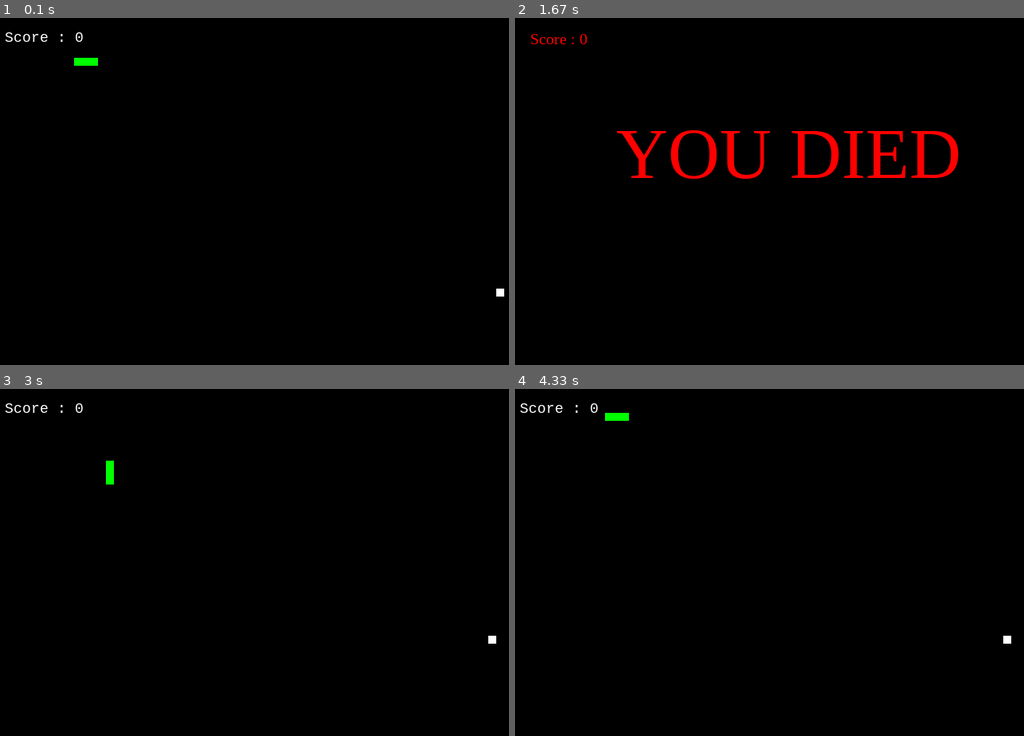
Above: before the commit, frames 1-4 (two rows, left to right).
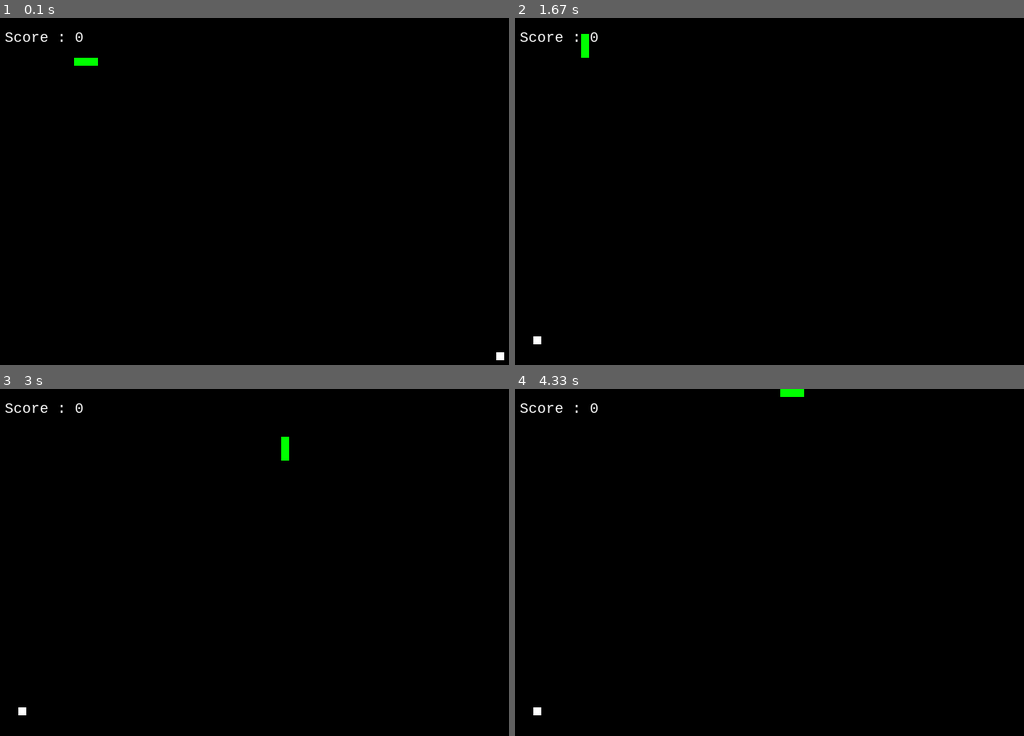
Above: after the commit, the same moments.

Repository: MiaLA55/AIFinalProject
Game: pygame game, started from snake-pygame-main/Snake Game.py
The game is run twice, just before and just after one commit, with the same random seed, the same clock (stepped at 60 frames per second) and the same inputs.
Inputs:
- Up to frame 1 (0.1 s): no input
- Up to frame 2 (1.67 s): tap W at 0.33 s; hold Up 1.17-1.63 s
- Up to frame 3 (3 s): hold Right 1.67-2.13 s; hold Left 2.17-2.7 s; hold Down from 2.73 s (still down)
- Up to frame 4 (4.33 s): release Down at 3.03 s; hold Left 3.07-3.47 s; hold Up 3.5-3.87 s; hold D from 3.9 s (still down)

The runs differ from the first frame. In frame 1, less than 0.1% of the frame differs, in the area x 97-100%, y 77-99%; in frame 2, 3.1%, in the area x 0-88%, y 4-95%; in frame 3, 0.3%; in frame 4, 0.3%.

Commit message:
base game snake game allowing for constant resets for multiple game iterations (needed for eventual implementation of continuous training of agent) -- resets every second

Diff:
--- a/snake-pygame-main/Snake Game.py
+++ b/snake-pygame-main/Snake Game.py
@@ -1,17 +1,27 @@
+# SOURCE USED FOR BASE SNAKE GAME: https://github.com/rajatdiptabiswas/snake-pygame
+
 import pygame, sys, time, random
 
+
 # Difficulty settings
+# Easy      ->  10
+# Medium    ->  25
+# Hard      ->  40
+# Harder    ->  60
+# Impossible->  120
 difficulty = 25
 
 # Window size
 frame_size_x = 720
 frame_size_y = 480
 
+
 # Colors (R, G, B)
 black = pygame.Color(0, 0, 0)
 white = pygame.Color(255, 255, 255)
 red = pygame.Color(255, 0, 0)
 green = pygame.Color(0, 255, 0)
+blue = pygame.Color(0, 0, 255)
 
 class SnakeGame:
     def __init__(self):
@@ -19,59 +29,65 @@
         pygame.display.set_caption('Snake Eater')
         self.game_window = pygame.display.set_mode((frame_size_x, frame_size_y))
         self.fps_controller = pygame.time.Clock()
-
         self.reset()
 
     def reset(self):
-        # Initialize game variables
         self.snake_pos = [100, 50]
-        self.snake_body = [[100, 50], [90, 50], [80, 50]]
-        self.food_pos = [random.randrange(1, (frame_size_x//10)) * 10,
-                         random.randrange(1, (frame_size_y//10)) * 10]
+        self.snake_body = [[100, 50], [100-10, 50], [100-(2*10), 50]]
+        self.food_pos = [random.randrange(1, (frame_size_x//10)) * 10, random.randrange(1, (frame_size_y//10)) * 10]
         self.food_spawn = True
-
         self.direction = 'RIGHT'
         self.change_to = self.direction
         self.score = 0
 
-    def show_score(self, color, font, size):
-        score_font = pygame.font.SysFont(font, size)
-        score_surface = score_font.render('Score : ' + str(self.score), True, color)
-        score_rect = score_surface.get_rect()
-        score_rect.midtop = (frame_size_x / 10, 15)
-        self.game_window.blit(score_surface, score_rect)
 
+    # Game Over
     def game_over(self):
         my_font = pygame.font.SysFont('times new roman', 90)
         game_over_surface = my_font.render('YOU DIED', True, red)
         game_over_rect = game_over_surface.get_rect()
-        game_over_rect.midtop = (frame_size_x / 2, frame_size_y / 4)
+        game_over_rect.midtop = (frame_size_x/2, frame_size_y/4)
         self.game_window.fill(black)
         self.game_window.blit(game_over_surface, game_over_rect)
-        self.show_score(red, 'times', 20)
+        self.show_score(0, red, 'times', 20)
         pygame.display.flip()
-        time.sleep(2)
+        time.sleep(1)
         self.reset()
 
-    def play_step(self):
-        # Handle user input
+    # Score
+    def show_score(self, choice, color, font, size):
+        score_font = pygame.font.SysFont(font, size)
+        score_surface = score_font.render('Score : ' + str(self.score), True, color)
+        score_rect = score_surface.get_rect()
+        if choice == 1:
+            score_rect.midtop = (frame_size_x/10, 15)
+        else:
+            score_rect.midtop = (frame_size_x/2, frame_size_y/1.25)
+        self.game_window.blit(score_surface, score_rect)
+        # pygame.display.flip()
+
+    def play(self):
+        # Main logic
         for event in pygame.event.get():
             if event.type == pygame.QUIT:
                 pygame.quit()
                 sys.exit()
+            # Whenever a key is pressed down
             elif event.type == pygame.KEYDOWN:
+                # W -> Up; S -> Down; A -> Left; D -> Right
                 if event.key == pygame.K_UP or event.key == ord('w'):
                     self.change_to = 'UP'
-                elif event.key == pygame.K_DOWN or event.key == ord('s'):
+                if event.key == pygame.K_DOWN or event.key == ord('s'):
                     self.change_to = 'DOWN'
-                elif event.key == pygame.K_LEFT or event.key == ord('a'):
+                if event.key == pygame.K_LEFT or event.key == ord('a'):
                     self.change_to = 'LEFT'
-                elif event.key == pygame.K_RIGHT or event.key == ord('d'):
+                if event.key == pygame.K_RIGHT or event.key == ord('d'):
                     self.change_to = 'RIGHT'
-                elif event.key == pygame.K_ESCAPE:
+                # Esc -> Create event to quit the game
+                if event.key == pygame.K_ESCAPE:
                     pygame.event.post(pygame.event.Event(pygame.QUIT))
 
-        # Move snake in the specified direction
+        # Making sure the snake cannot move in the opposite direction instantaneously
         if self.change_to == 'UP' and self.direction != 'DOWN':
             self.direction = 'UP'
         if self.change_to == 'DOWN' and self.direction != 'UP':
@@ -81,49 +97,66 @@
         if self.change_to == 'RIGHT' and self.direction != 'LEFT':
             self.direction = 'RIGHT'
 
+        # Moving the snake
         if self.direction == 'UP':
             self.snake_pos[1] -= 10
-        elif self.direction == 'DOWN':
+        if self.direction == 'DOWN':
             self.snake_pos[1] += 10
-        elif self.direction == 'LEFT':
+        if self.direction == 'LEFT':
             self.snake_pos[0] -= 10
-        elif self.direction == 'RIGHT':
+        if self.direction == 'RIGHT':
             self.snake_pos[0] += 10
 
         # Snake body growing mechanism
         self.snake_body.insert(0, list(self.snake_pos))
-        if self.snake_pos == self.food_pos:
+        if self.snake_pos[0] == self.food_pos[0] and self.snake_pos[1] == self.food_pos[1]:
             self.score += 1
             self.food_spawn = False
         else:
             self.snake_body.pop()
 
-        # Spawning new food
+        # Spawning food on the screen
         if not self.food_spawn:
-            self.food_pos = [random.randrange(1, (frame_size_x // 10)) * 10,
-                             random.randrange(1, (frame_size_y // 10)) * 10]
+            self.food_pos = [random.randrange(1, (frame_size_x//10)) * 10, random.randrange(1, (frame_size_y//10)) * 10]
         self.food_spawn = True
 
-        # Refresh game window
+        # GFX
         self.game_window.fill(black)
         for pos in self.snake_body:
+            # Snake body
+            # .draw.rect(play_surface, color, xy-coordinate)
+            # xy-coordinate -> .Rect(x, y, size_x, size_y)
             pygame.draw.rect(self.game_window, green, pygame.Rect(pos[0], pos[1], 10, 10))
+
+        # Snake food
         pygame.draw.rect(self.game_window, white, pygame.Rect(self.food_pos[0], self.food_pos[1], 10, 10))
 
-        self.show_score(white, 'consolas', 20)
+        self.show_score(1,white, 'consolas', 20)
+        # Refresh game screen
         pygame.display.update()
+        # Refresh rate
         self.fps_controller.tick(difficulty)
 
-        # Check for collisions
-        if self.snake_pos[0] < 0 or self.snake_pos[0] > frame_size_x - 10 or \
-           self.snake_pos[1] < 0 or self.snake_pos[1] > frame_size_y - 10:
+        # Game Over conditions
+        # Getting out of bounds
+        if self.snake_pos[0] < 0 or self.snake_pos[0] > frame_size_x-10:
             self.game_over()
+        if self.snake_pos[1] < 0 or self.snake_pos[1] > frame_size_y-10:
+            self.game_over()
+        # Touching the snake body
         for block in self.snake_body[1:]:
-            if self.snake_pos == block:
+            if self.snake_pos[0] == block[0] and self.snake_pos[1] == block[1]:
                 self.game_over()
 
-# Main function to run the game
-if __name__ == "__main__":
+if __name__ == '__main__':
     game = SnakeGame()
     while True:
-        game.play_step()
+        game.play()
+#ADDED GAME CODE
+    #RESET
+
+        #In initializer call self.reset_game
+    #REWARD
+    #PLAY(action) -> Direction
+    #Game iteration
+    #Is collison
